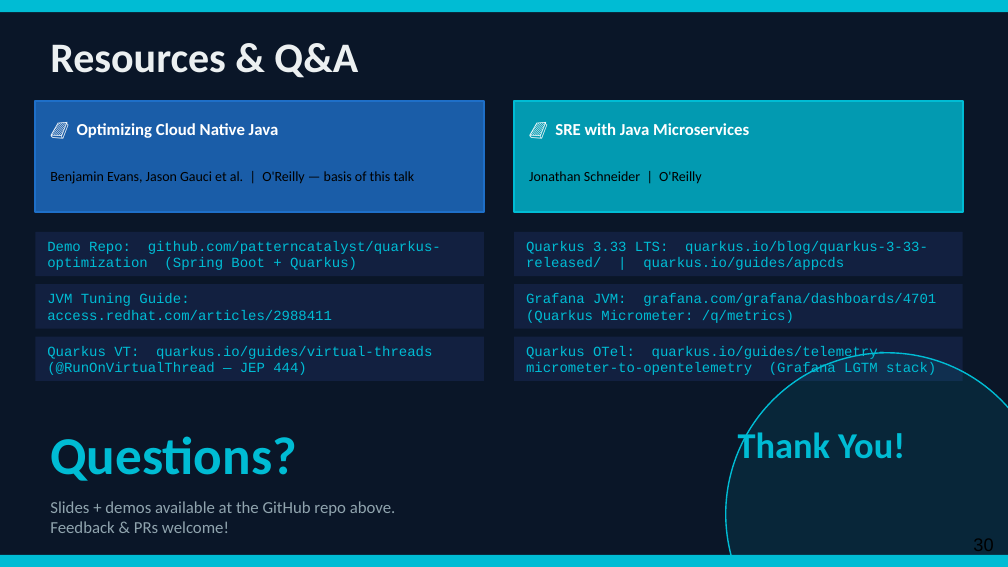
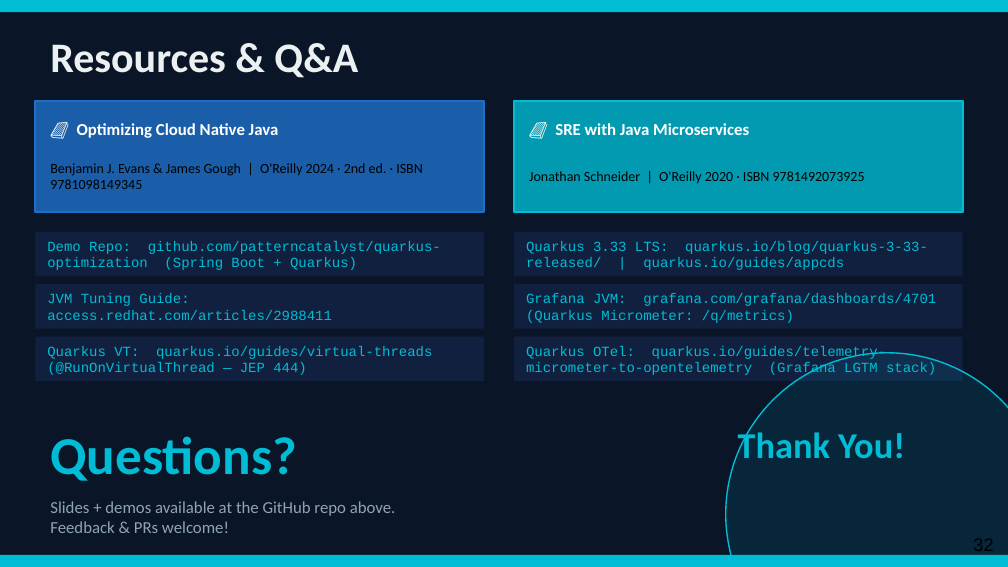
Before and after one commit to patterncatalyst/quarkus-optimization, a slide deck: slide 32 of presentation/optimizing-quarkus-on-kubernetes.pptx (slide 30 before the commit). Drawn at 1008x567 pixels with LibreOffice and Linux fonts; fonts in the diff are those of the drawing. Boxes give left, top, right and bottom in pixels: in the first picture for what was removed or moved away, otherwise in the second. Text is boxed around its words. In the diff, an @@ line names an element or a change of style, - is before the commit and + after.

Commit message:
feat(presentation): add measurement + execution-model slides; refresh citations
Tier 1+2 augmentations (deck now 56 slides):
- New slide (pos 4) 'How We Measured' — JMH/warmup, laptop/thermal caveat,
  localhost != production; cites Evans/Gough + Shirazi #308
- New slide (pos 19) 'Choosing an Execution Model' — blocking / @RunOnVirtualThread
  / reactive as a trade-off; JEP 491 (synchronized no longer pins), Agroal bound
- slide17: jvm.threads.live counts platform threads only; execution-model spectrum
- slide15: sourced Quarkus-vs-Spring figures (project benchmarks, cited by Cummins)
- slide30 + README: complete Evans (2nd ed, ISBN) + Schneider cites; add javaperformancetuning

Injected via clone-of-style + validation gate (python-pptx load, 56-page render).
Tone cleanup of the new slides' wording follows in the next pass.

```diff
--- a/presentation/optimizing-quarkus-on-kubernetes.pptx
+++ b/presentation/optimizing-quarkus-on-kubernetes.pptx
@@ text at (50, 163, 423, 189): text changed @@
-Benjamin Evans, Jason Gauci et al. | O'Reilly — basis of this talk
+Benjamin J. Evans & James Gough | O'Reilly 2024 · 2nd ed. · ISBN 9781098149345
@@ text at (529, 171, 865, 183): text changed @@
-Jonathan Schneider | O'Reilly
+Jonathan Schneider | O'Reilly 2020 · ISBN 9781492073925
@@ page number at (973, 539, 993, 551): text changed @@
-30
+32
```
Also in this commit, not shown: 2 other slides changed, 2 slides added, 1 other file.
